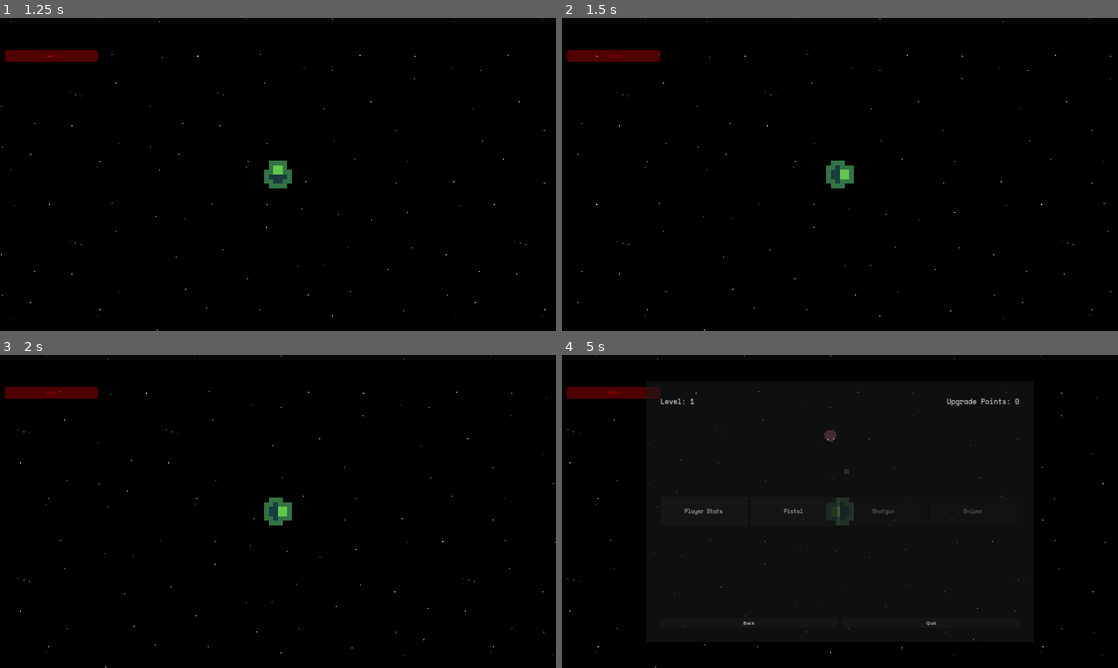
Above: before the commit, frames 1-4 (two rows, left to right).
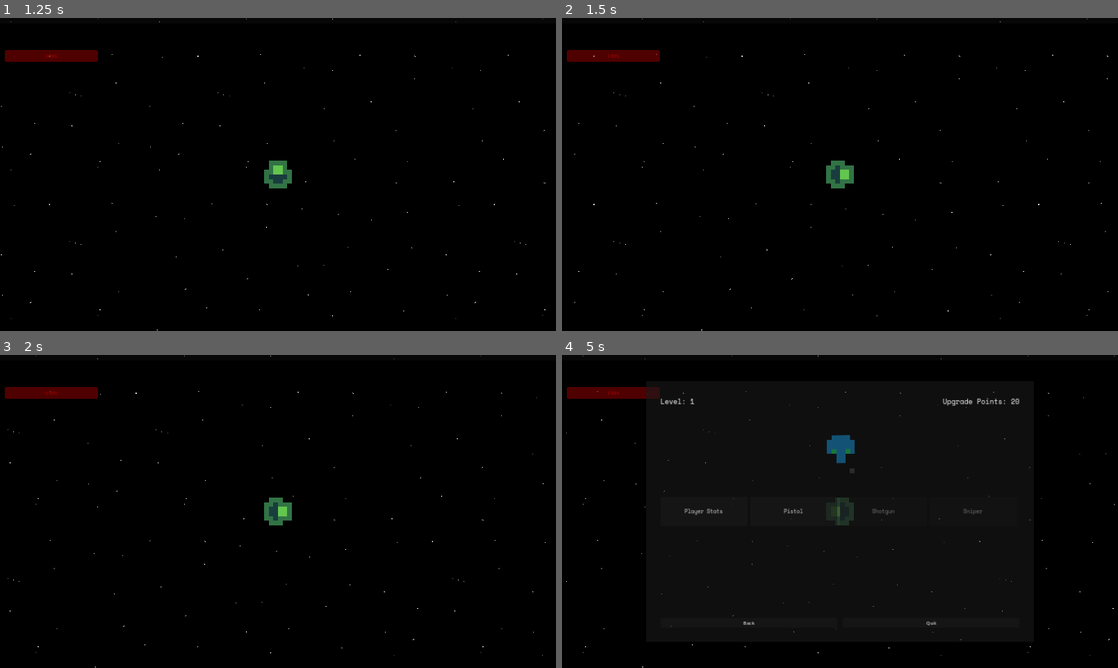
Above: after the commit, the same moments.

Repository: NTurner20/AutoShooter
Game: Godot game, scene res://main_menu.tscn
Same seed, same stepped clock (60 frames per second), same inputs: the game is played once before the commit and once after it. Sound files missing from this copy of the repository are replaced by a short silence.
Inputs:
- Up to frame 1 (1.25 s): click "START" at 0.5 s
- Up to frame 2 (1.5 s): tap Enter at 1.25 s; hold Right (ui_right) from 1.28 s (still down)
- Up to frame 3 (2 s): keep holding Right (ui_right)
- Up to frame 4 (5 s): release Right (ui_right) at 2.03 s; hold Down (ui_down) 2.03-2.78 s; hold Right (ui_right) 2.78-3.53 s; hold Up (ui_up) 3.53-4.28 s; hold Left (ui_left) from 4.28 s (still down); tap Escape (pause) at 4.9 s

Frame 1 is identical in both runs. In frame 2, 0.1% of the frame differs, in the area x 2-99%, y 0-100%; in frame 3, 0.1%; in frame 4, 0.7%, in the area x 0-100%, y 0-100%.

Commit message:
speed change

Diff:
--- a/Enemies/Enemy.gd
+++ b/Enemies/Enemy.gd
@@ -43,7 +43,7 @@
 		var direction = Vector2(randf_range(-1, 1), randf_range(-1, 1)).normalized()
 		var distance = randf_range(50, 100)  # Adjust as needed
 		xp_square.target_position = position + direction * distance
-	var healthdrop = randi_range(0,9) # 1 in 10 chance
+	var healthdrop = randi_range(0,10) # 1 in 11 chance
 	if healthdrop == 0:
 		var health_drop = health_drop_scene.instantiate()
 		get_tree().get_root().add_child(health_drop)
--- a/Enemies/enemy.tscn
+++ b/Enemies/enemy.tscn
@@ -9,7 +9,7 @@
 [node name="Enemy" type="CharacterBody2D" groups=["enemies"]]
 scale = Vector2(1.3, 1.3)
 script = ExtResource("1_c8h1r")
-speed = 95
+speed = 110
 
 [node name="Sprite2D" type="Sprite2D" parent="."]
 scale = Vector2(0.328125, 0.328125)
--- a/Enemies/enemy2.tscn
+++ b/Enemies/enemy2.tscn
@@ -9,7 +9,7 @@
 [node name="Enemy" type="CharacterBody2D" groups=["enemies"]]
 scale = Vector2(2, 2)
 script = ExtResource("1_t6n4x")
-speed = 85
+speed = 100
 health = 5
 min_xp_squares = 5
 max_xp_squares = 10
--- a/Enemies/enemy3.tscn
+++ b/Enemies/enemy3.tscn
@@ -9,7 +9,7 @@
 [node name="Enemy" type="CharacterBody2D" groups=["enemies"]]
 scale = Vector2(3, 3)
 script = ExtResource("1_pma76")
-speed = 80
+speed = 95
 health = 15
 min_xp_squares = 10
 max_xp_squares = 20
--- a/Enemies/enemy_shooter.gd
+++ b/Enemies/enemy_shooter.gd
@@ -13,6 +13,7 @@
 @export var health = 10
 @export var min_xp_squares = 2
 @export var max_xp_squares = 10
+@export var damage = 5
 
 func _ready():
 	player = get_parent().get_node("Player")
--- a/Enemies/enemy_shooter.tscn
+++ b/Enemies/enemy_shooter.tscn
@@ -7,6 +7,7 @@
 size = Vector2(126, 126)
 
 [node name="Enemy Shooter" type="CharacterBody2D" groups=["enemies"]]
+collision_mask = 2
 script = ExtResource("1_18gv5")
 speed = 140
 health = 8
--- a/UI/character_info.gd
+++ b/UI/character_info.gd
@@ -16,7 +16,10 @@
 	pass
 
 func update_labels() -> void:
-	movement_speed_label.text = "Movement Speed: " + str(player.speed_modifier)
+	if player.speed_modifier >= 1.5:
+		movement_speed_label.text = "Movement Speed: MAX"
+	else:
+		movement_speed_label.text = "Movement Speed: " + str(player.speed_modifier)
 	armor_label.text = "Armor: " + str(player.armor)
 	health_regen_label.text = "Health Regen: " + str(player.health_regen)
 	max_health_label.text = "Max Health: " + str(player.max_health)
@@ -24,7 +27,7 @@
 
 
 func _on_movement_speed_button_pressed():
-	if pause_menu.upgrade_points > 0:
+	if pause_menu.upgrade_points > 0 and player.speed_modifier <= 1.5:
 		player.speed_modifier *= 1.1
 		player.speed_modifier = snapped(player.speed_modifier,0.01)
 		apply_upgrade(1)
--- a/UI/pause_menu.gd
+++ b/UI/pause_menu.gd
@@ -1,6 +1,6 @@
 extends Control
 @onready var pistol_menu_scene = preload("res://UI/pistol_info.tscn")
-var upgrade_points = 0
+var upgrade_points = 20
 @export var player_menu_scene : Control
 @export var upgrade_label : Label
 @export var level_label : Label
--- a/UI/pistol_info.gd
+++ b/UI/pistol_info.gd
@@ -57,7 +57,7 @@
 
 
 func _on_range_button_pressed():
-	if pause_menu.upgrade_points > 1:
+	if pause_menu.upgrade_points > 0:
 		gun.gun_range += 50
 		pause_menu.upgrade_points -= 1
 		update_labels()
--- a/health_drop.tscn
+++ b/health_drop.tscn
@@ -8,6 +8,7 @@
 [node name="HealthDrop" type="Area2D" groups=["health"]]
 scale = Vector2(1.8, 1.8)
 script = ExtResource("1_aat6j")
+health = 5
 
 [node name="CollisionShape2D" type="CollisionShape2D" parent="."]
 shape = SubResource("RectangleShape2D_br1mr")
--- a/world.gd
+++ b/world.gd
@@ -16,7 +16,7 @@
 var time_since_last_spawn = 0.0
 var next_round = 20
 var time_since_round_start = 0
-@export var round = 1
+@export var round = 12
 var paused = false
 
 
@@ -98,3 +98,7 @@
 				randf_range(-spawn_area_size.y/2, spawn_area_size.y/2)
 			)
 	return spawn_position
+
+
+func _on_audio_stream_player_finished():
+	$AudioStreamPlayer.play()
--- a/world.tscn
+++ b/world.tscn
@@ -17,6 +17,7 @@
 z_index = -1
 
 [node name="Player" parent="." instance=ExtResource("1_3y3iw")]
+speed = 300
 
 [node name="Camera2D" type="Camera2D" parent="Player"]
 limit_left = 0
@@ -58,7 +59,10 @@
 player = NodePath("../../../Player")
 
 [node name="AudioStreamPlayer" type="AudioStreamPlayer" parent="."]
+process_mode = 3
 stream = ExtResource("9_83qsf")
 autoplay = true
 
+[connection signal="finished" from="AudioStreamPlayer" to="." method="_on_audio_stream_player_finished"]
+
 [editable path="UI/PauseMenu"]
